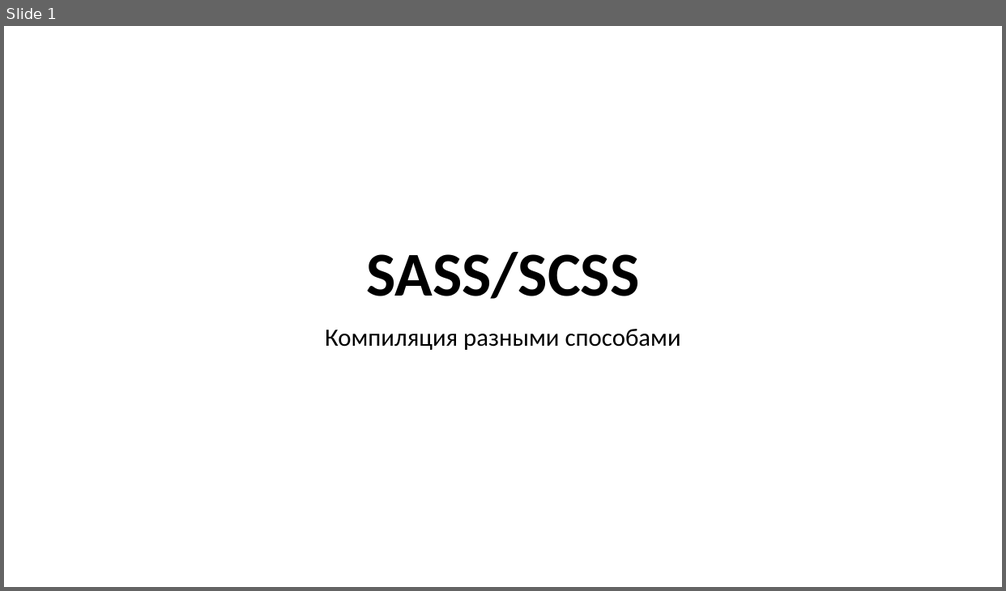
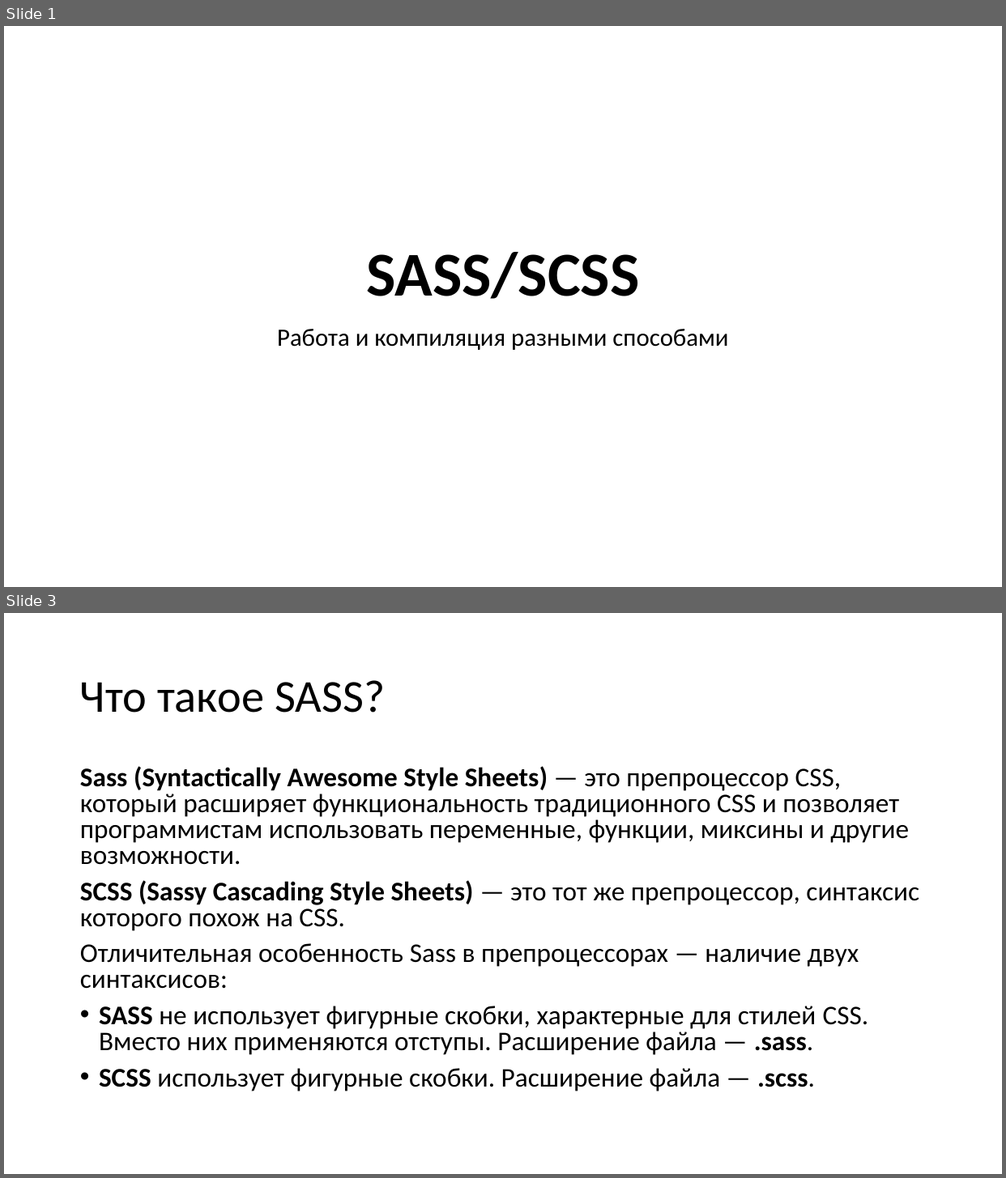
Before and after one commit to TalantRys/scss-study, a slide deck: sass.pptx. Shown one above the other, each under a label of ours: slide 1 before the commit, slides 1 and 3 after it; the slides between them are not shown. The pictures are 1006x591 and 1006x1178 pixels, drawn with LibreOffice and Linux fonts; fonts in the diff are those of the drawing. Boxes give left, top, right and bottom in pixels: in the first picture for what was removed or moved away, otherwise in the second. Text is boxed around its words. In the diff, an @@ line names an element or a change of style, - is before the commit and + after.

```diff
--- a/sass.pptx
+++ b/sass.pptx
@@ slide 3 added at (4,613,1002,1174), background #FFFFFF @@
@@ title added at (80,680,385,713), 44 pt, text #000000 @@
+Что такое SASS?
@@ text added at (80,766,919,1092), 25.9 pt, text #000000 @@
+Sass (Syntactically Awesome Style Sheets) — это препроцессор CSS, который расширяет функциональность традиционного CSS и позволяет программистам использовать переменные, функции, миксины и другие возможности.
+SCSS (Sassy Cascading Style Sheets) — это тот же препроцессор, синтаксис которого похож на CSS.
+Отличительная особенность Sass в препроцессорах — наличие двух синтаксисов:
+• SASS не использует фигурные скобки, характерные для стилей CSS. Вместо них применяются отступы. Расширение файла — .sass.
+• SCSS использует фигурные скобки. Расширение файла — .scss.
@@ slide 1 changed as well @@
@@ subtitle at (277,329,728,350): text changed @@
-Компиляция разными способами
+Работа и компиляция разными способами
```
Also in this commit, not shown: 1 other slide changed, 7 other slides added, 29 slides removed.
